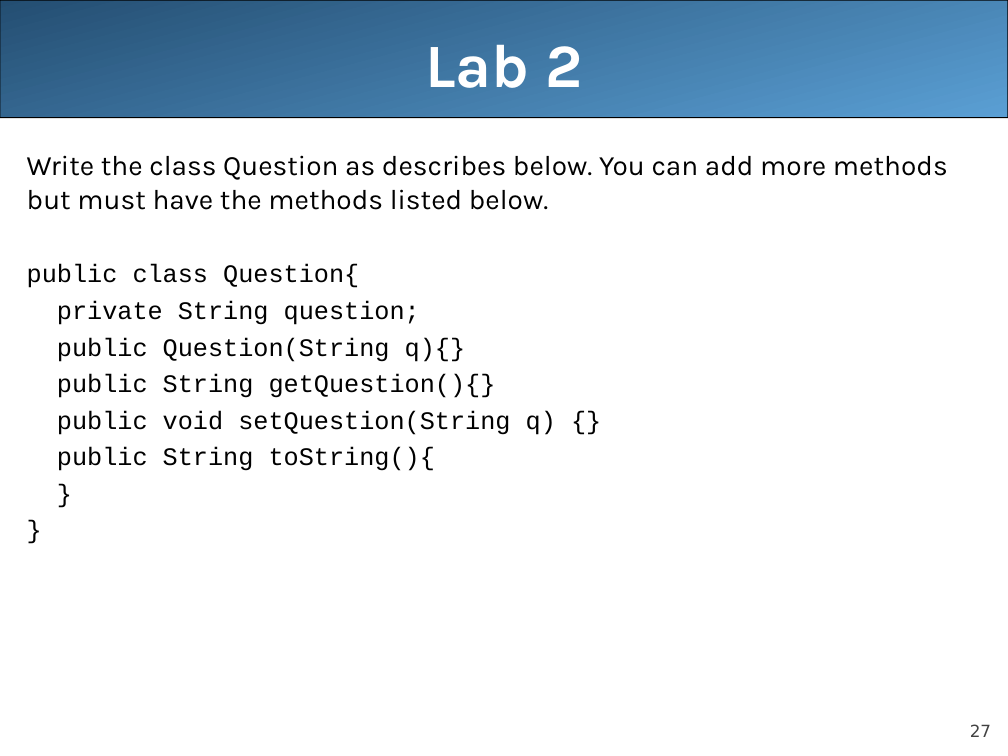
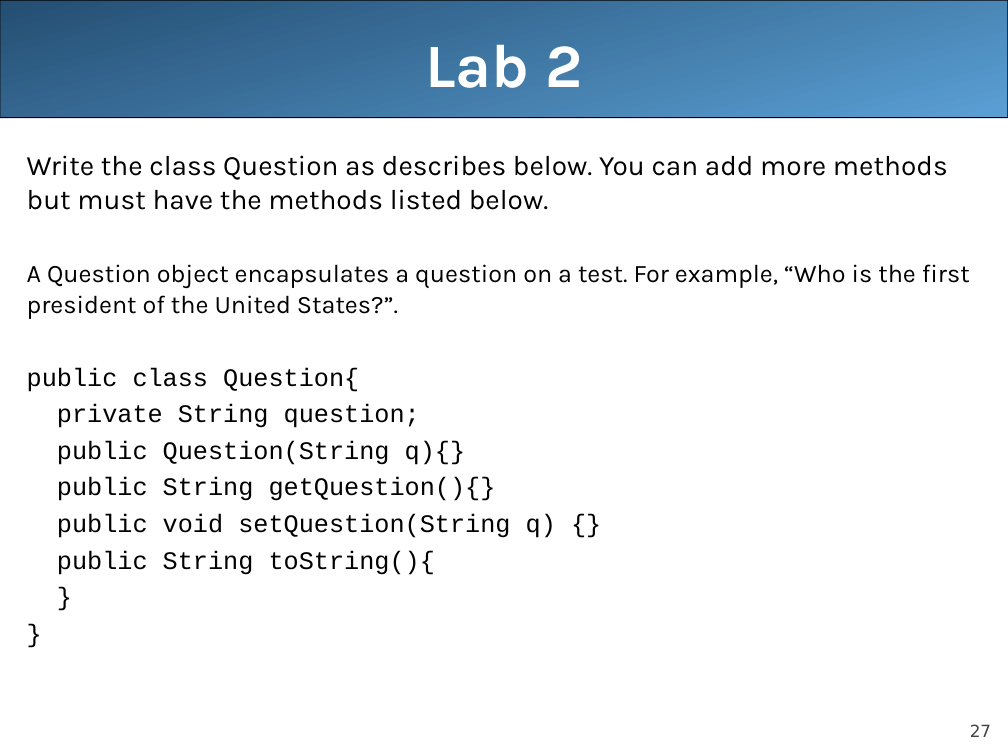
Before and after one commit to LongBaoNguyen/longbaonguyen.github.io, a slide deck: slide 27 of courses/apcsa/lecture16.ppt. Drawn at 1008x756 pixels with LibreOffice and Linux fonts; fonts in the diff are those of the drawing. Boxes give left, top, right and bottom in pixels: in the first picture for what was removed or moved away, otherwise in the second. Text is boxed around its words. In the diff, an @@ line names an element or a change of style, - is before the commit and + after.

```diff
--- a/courses/apcsa/lecture16.ppt
+++ b/courses/apcsa/lecture16.ppt
@@ text at [27, 264, 970, 319]: paragraph added @@
+A Question object encapsulates a question on a test. For example, “Who is the first president of the United States?”.
```
Also in this commit, not shown: 2 slides added, 3 other files.
